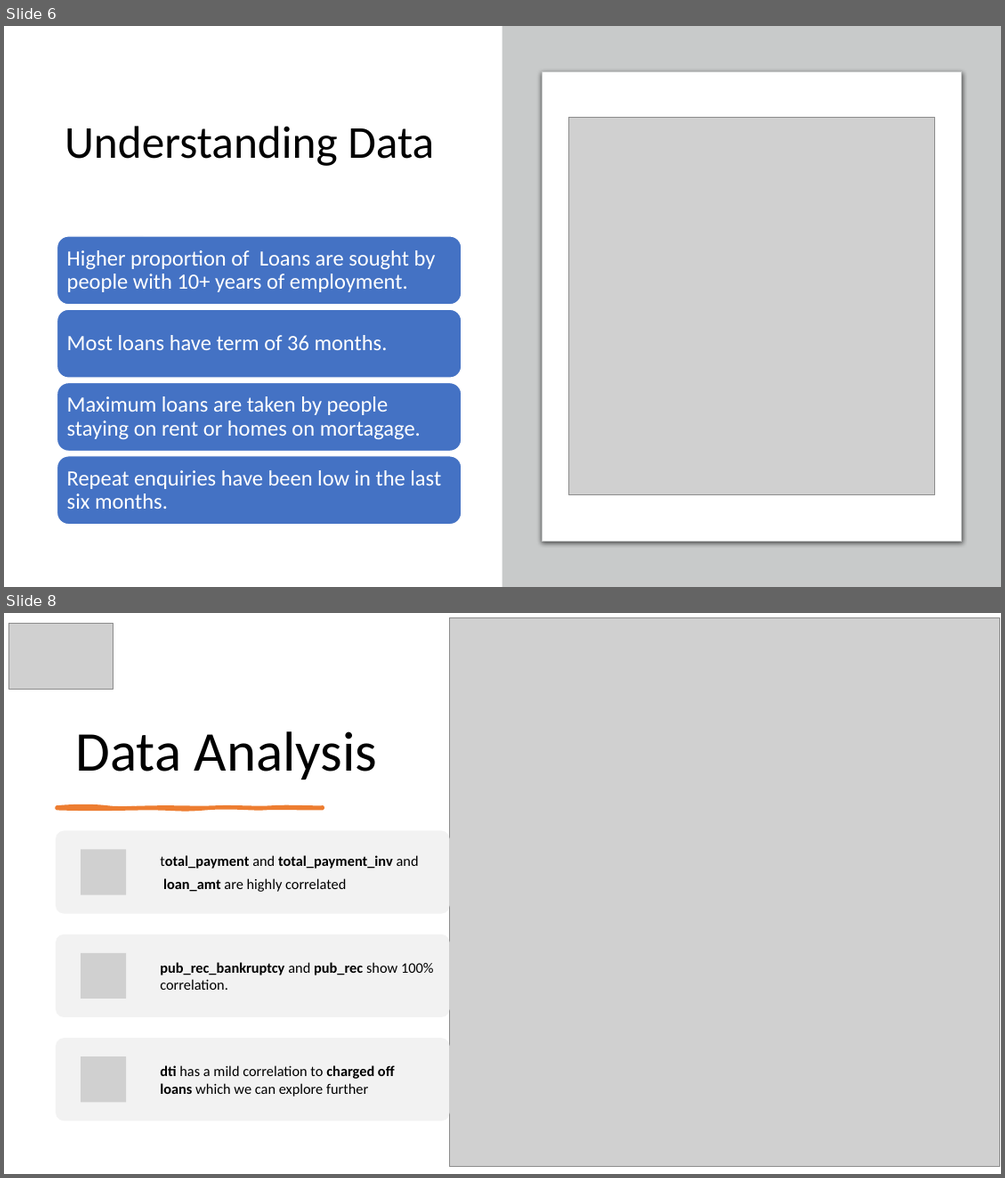
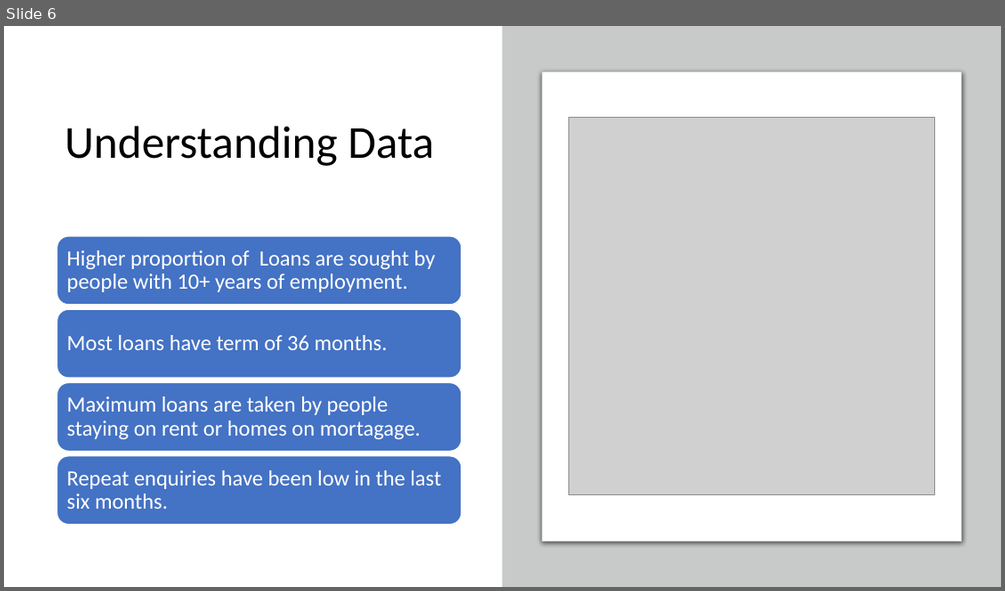
Before and after one commit to rramchan12/Lending-Club-EDA-CaseStudy, a slide deck: LendingClubCaseStudy.pptx. Shown one above the other, each under a label of ours: slides 6 and 8 before the commit, slide 6 after it; the slides between them are not shown. The pictures are 1005x1178 and 1005x591 pixels, drawn with LibreOffice and Linux fonts; fonts in the diff are those of the drawing; grey boxes stand for pictures; background and template pictures are left out. Boxes give left, top, right and bottom in pixels: in the first picture for what was removed or moved away, otherwise in the second. Text is boxed around its words. In the diff, an @@ line names an element or a change of style, - is before the commit and + after.

```diff
--- a/LendingClubCaseStudy.pptx
+++ b/LendingClubCaseStudy.pptx
@@ slide 8 removed at box(4, 613, 1001, 1174), background #FFFFFF @@
@@ picture removed at box(9, 623, 113, 690) @@
@@ picture removed at box(450, 618, 1000, 1167) @@
@@ title removed at box(76, 731, 378, 779) @@
-Data Analysis
@@ freeform shape removed at box(57, 807, 323, 809) @@
@@ group removed at box(56, 831, 450, 1121): 3 rounded rectangles, 3 pictures, 3 texts @@
-total_payment and total_payment_inv and
-loan_amt are highly correlated
-pub_rec_bankruptcy and pub_rec show 100% correlation.
-dti has a mild correlation to charged off loans which we can explore further
```
Also in this commit, not shown: 12 slides changed, 1 slide added, 6 other slides removed, 3 other files.
